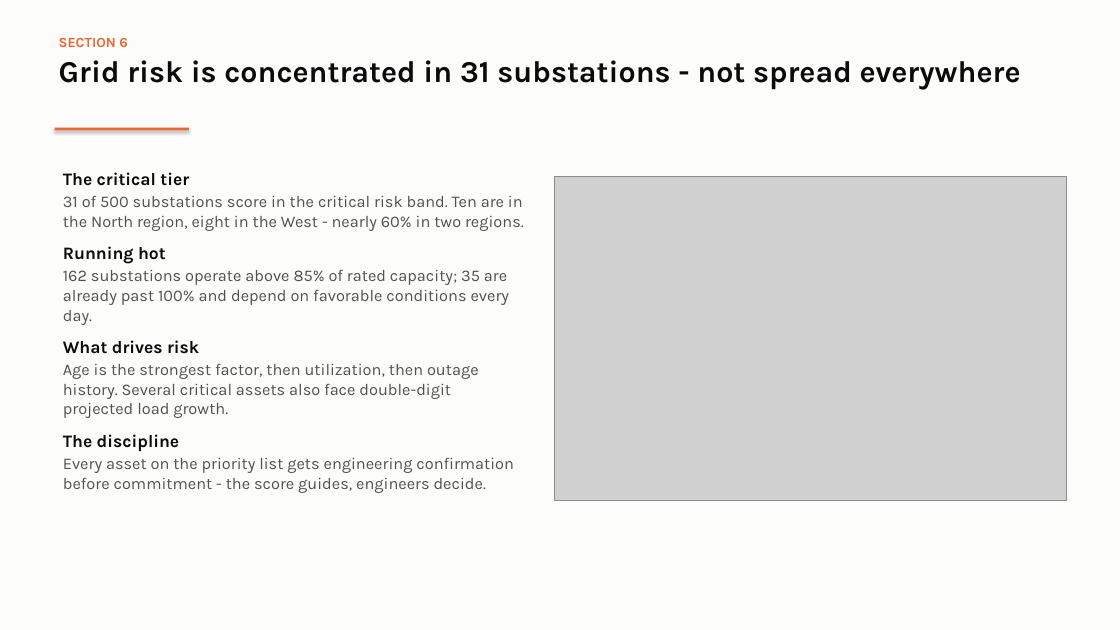
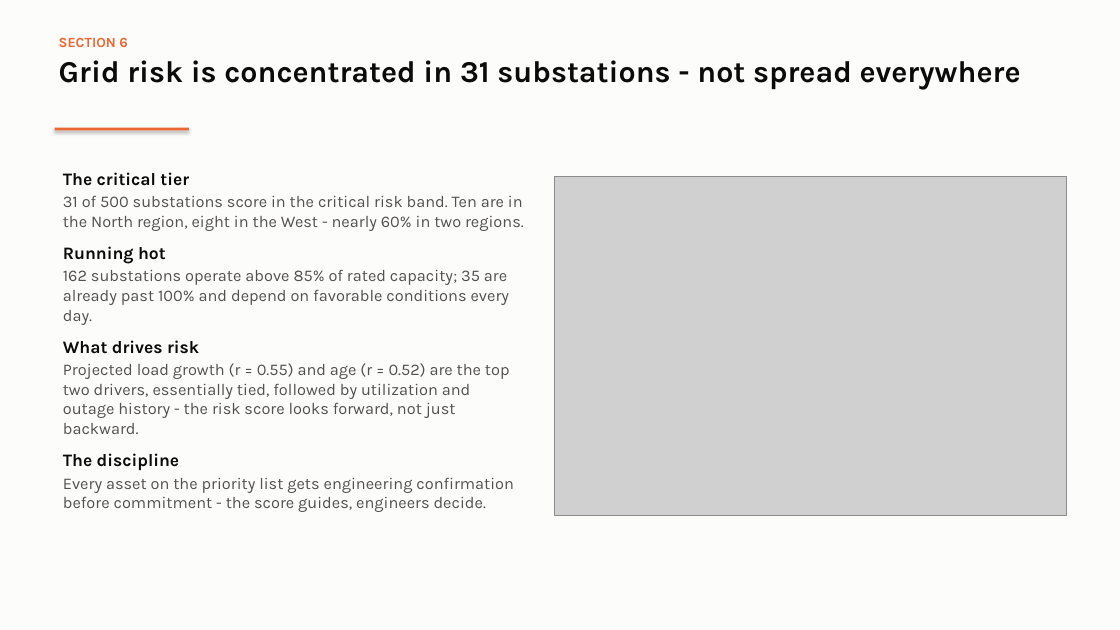
Before and after one commit to ujwaldasari1/nges-grid-analytics, a slide deck: slide 8 of presentation/NGES_Board_Presentation.pptx. Drawn at 1120x630 pixels with LibreOffice and Linux fonts; fonts in the diff are those of the drawing; grey boxes stand for pictures. Boxes give left, top, right and bottom in pixels: in the first picture for what was removed or moved away, otherwise in the second. Text is boxed around its words. In the diff, an @@ line names an element or a change of style, - is before the commit and + after.

Commit message:
Correct risk-driver ranking: load growth (r=0.55) narrowly tops age (r=0.52)

```diff
--- a/presentation/NGES_Board_Presentation.pptx
+++ b/presentation/NGES_Board_Presentation.pptx
@@ picture: place and size @@
-picture at [555, 176, 1067, 500]
+picture at [555, 176, 1067, 515]
@@ text at [63, 363, 510, 434]: text changed @@
-Age is the strongest factor, then utilization, then outage history. Several critical assets also face double-digit projected load growth.
+Projected load growth (r = 0.55) and age (r = 0.52) are the top two drivers, essentially tied, followed by utilization and outage history - the risk score looks forward, not just backward.
```
Also in this commit, not shown: 5 other files.
